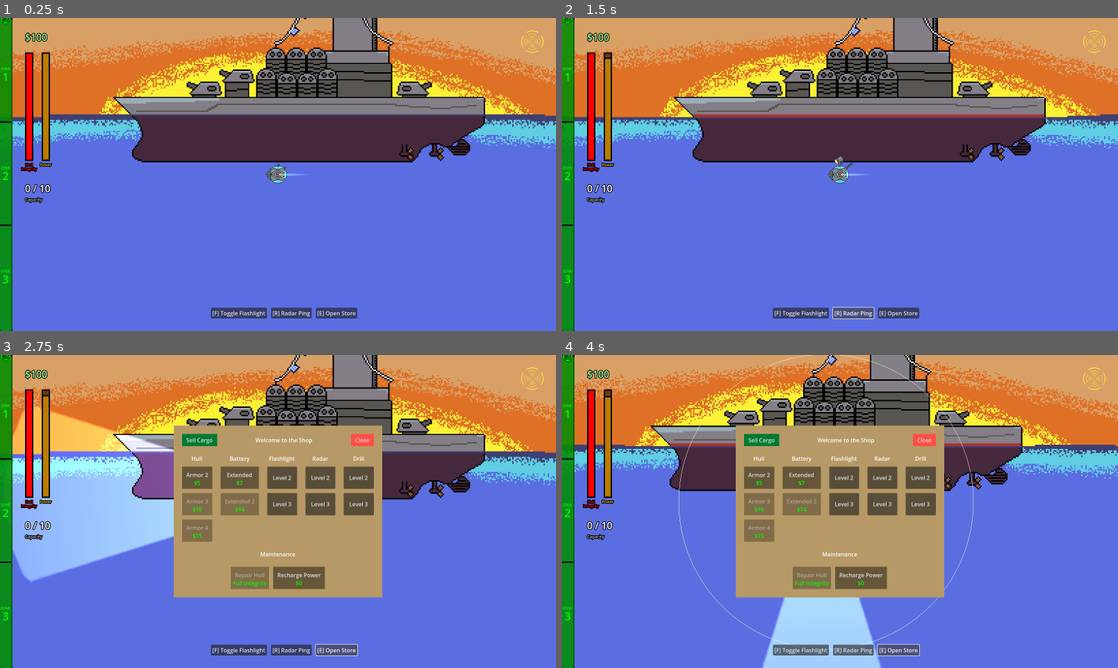
Above: before the commit, frames 1-4 (two rows, left to right).
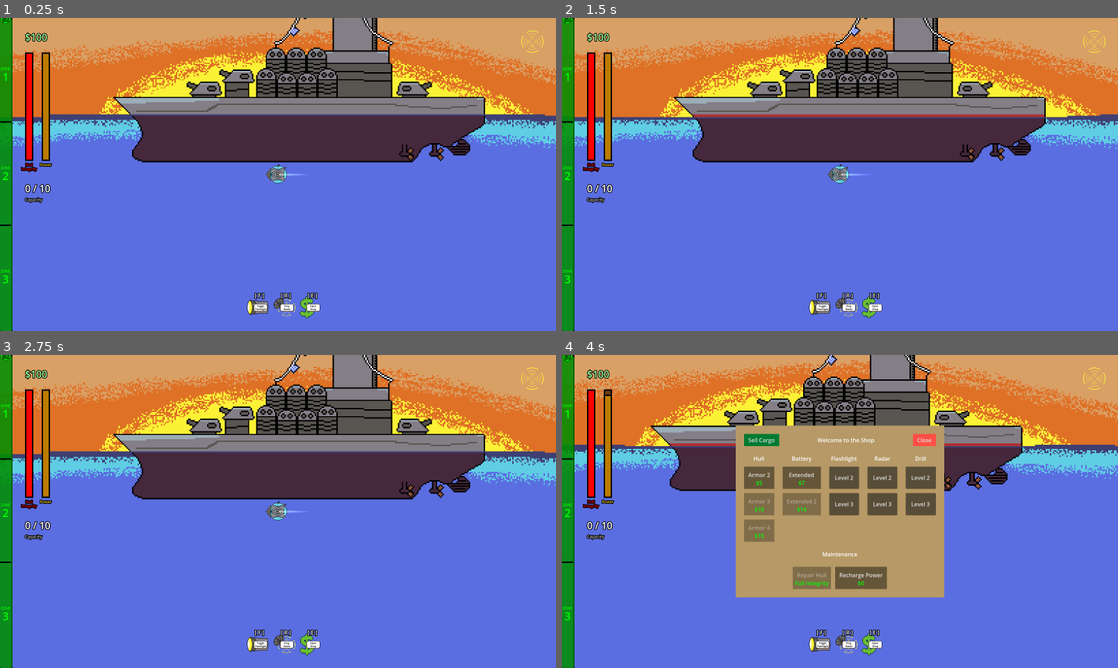
Above: after the commit, the same moments.

Repository: deruitda/ludum-dare-57
Game: Godot game, scene res://scenes/main.tscn
The game is run twice, just before and just after one commit, with the same random seed, the same clock (stepped at 60 frames per second) and the same inputs. Sound files missing from this copy of the repository are replaced by a short silence.
Inputs:
- Up to frame 1 (0.25 s): no input
- Up to frame 2 (1.5 s): click "[F] Toggle Flashlight" (after the commit: "Toggle Flashlight") at 0.5 s; click "[R] Radar Ping" (after the commit: "Ping Radar") at 1.25 s
- Up to frame 3 (2.75 s): click "[E] Open Store" (after the commit: "Open Shop") at 2 s
- Up to frame 4 (4 s): tap Enter at 2.75 s; hold D (move_right) 2.78-3.53 s; tap R at 2.85 s; hold S (move_down) from 3.53 s (still down); tap E at 3.6 s

The runs differ from the first frame. In frame 1, 1.2% of the frame differs, in the area x 37-65%, y 87-96%; in frame 2, 1.3%; in frame 3, 33%, in the area x 2-69%, y 11-97%; in frame 4, 4.7%.

Commit message:
icons for hud action buttons

Diff:
--- a/scenes/hud/hud.tscn
+++ b/scenes/hud/hud.tscn
@@ -7,6 +7,9 @@
 [ext_resource type="PackedScene" uid="uid://b1cvebcwww5bn" path="res://scenes/hud/power_progress_bar.tscn" id="4_n56i7"]
 [ext_resource type="PackedScene" uid="uid://bjt3pbi53hjfi" path="res://scenes/hud/hull_integrity_progress_bar.tscn" id="4_v7mo4"]
 [ext_resource type="PackedScene" uid="uid://b4nlnlxaka6gk" path="res://scenes/hud/cargo_capacity/cargo_capacity.tscn" id="5_n56i7"]
+[ext_resource type="Texture2D" uid="uid://fmju7bey5hqn" path="res://assets/png_files/flashlight_screen_element01.png" id="8_mq0y1"]
+[ext_resource type="Texture2D" uid="uid://doiqi3xi37q6s" path="res://assets/png_files/radar_screenelement01.png" id="9_go0ap"]
+[ext_resource type="Texture2D" uid="uid://blih3gltbg0ds" path="res://assets/png_files/store_screen_element.png" id="10_nhd55"]
 
 [node name="Hud" type="CanvasLayer"]
 script = ExtResource("4_0bx4p")
@@ -107,24 +110,164 @@
 size_flags_vertical = 8
 theme_override_constants/separation = 12
 
-[node name="ToggleFlashlightButton" type="Button" parent="MarginContainer/ActionButtonsContainer"]
-unique_name_in_owner = true
-layout_mode = 2
-text = "[F] Toggle Flashlight"
-script = ExtResource("4_0bx4p")
-
-[node name="ActivateRadarButton" type="Button" parent="MarginContainer/ActionButtonsContainer"]
-unique_name_in_owner = true
-layout_mode = 2
-text = "[R] Radar Ping"
-script = ExtResource("4_0bx4p")
-
-[node name="OpenStoreButton" type="Button" parent="MarginContainer/ActionButtonsContainer"]
-unique_name_in_owner = true
-visible = false
-layout_mode = 2
-text = "[E] Open Store"
-script = ExtResource("4_0bx4p")
+[node name="ToggleFlashlightButton" type="TextureButton" parent="MarginContainer/ActionButtonsContainer"]
+unique_name_in_owner = true
+layout_mode = 2
+size_flags_vertical = 4
+texture_normal = ExtResource("8_mq0y1")
+script = ExtResource("4_0bx4p")
+
+[node name="RichTextLabel" type="RichTextLabel" parent="MarginContainer/ActionButtonsContainer/ToggleFlashlightButton"]
+layout_mode = 1
+anchors_preset = 8
+anchor_left = 0.5
+anchor_top = 0.5
+anchor_right = 0.5
+anchor_bottom = 0.5
+offset_left = -11.0
+offset_top = -19.0
+offset_right = 29.0
+offset_bottom = 21.0
+grow_horizontal = 2
+grow_vertical = 2
+theme_override_colors/default_color = Color(0, 0, 0, 1)
+theme_override_constants/line_separation = -2
+theme_override_font_sizes/normal_font_size = 7
+text = "Toggle
+Flashlight"
+fit_content = true
+scroll_active = false
+horizontal_alignment = 1
+vertical_alignment = 1
+
+[node name="RichTextLabel2" type="RichTextLabel" parent="MarginContainer/ActionButtonsContainer/ToggleFlashlightButton"]
+layout_mode = 1
+anchors_preset = 8
+anchor_left = 0.5
+anchor_top = 0.5
+anchor_right = 0.5
+anchor_bottom = 0.5
+offset_left = -11.0
+offset_top = -50.0
+offset_right = 21.0
+offset_bottom = -18.0
+grow_horizontal = 2
+grow_vertical = 2
+theme_override_colors/default_color = Color(1, 1, 1, 1)
+theme_override_colors/font_outline_color = Color(0, 0, 0, 1)
+theme_override_constants/outline_size = 8
+theme_override_font_sizes/normal_font_size = 16
+text = "[ F ]"
+fit_content = true
+scroll_active = false
+horizontal_alignment = 1
+vertical_alignment = 1
+
+[node name="ActivateRadarButton" type="TextureButton" parent="MarginContainer/ActionButtonsContainer"]
+unique_name_in_owner = true
+layout_mode = 2
+size_flags_vertical = 4
+texture_normal = ExtResource("9_go0ap")
+script = ExtResource("4_0bx4p")
+
+[node name="RichTextLabel" type="RichTextLabel" parent="MarginContainer/ActionButtonsContainer/ActivateRadarButton"]
+layout_mode = 1
+anchors_preset = 8
+anchor_left = 0.5
+anchor_top = 0.5
+anchor_right = 0.5
+anchor_bottom = 0.5
+offset_left = -12.0
+offset_top = -19.0
+offset_right = 28.0
+offset_bottom = 21.0
+grow_horizontal = 2
+grow_vertical = 2
+theme_override_colors/default_color = Color(0, 0, 0, 1)
+theme_override_constants/line_separation = -2
+theme_override_font_sizes/normal_font_size = 7
+text = "Ping
+Radar"
+fit_content = true
+scroll_active = false
+horizontal_alignment = 1
+vertical_alignment = 1
+
+[node name="RichTextLabel2" type="RichTextLabel" parent="MarginContainer/ActionButtonsContainer/ActivateRadarButton"]
+layout_mode = 1
+anchors_preset = 8
+anchor_left = 0.5
+anchor_top = 0.5
+anchor_right = 0.5
+anchor_bottom = 0.5
+offset_left = -11.0
+offset_top = -50.0
+offset_right = 21.0
+offset_bottom = -18.0
+grow_horizontal = 2
+grow_vertical = 2
+theme_override_colors/default_color = Color(1, 1, 1, 1)
+theme_override_colors/font_outline_color = Color(0, 0, 0, 1)
+theme_override_constants/outline_size = 8
+theme_override_font_sizes/normal_font_size = 16
+text = "[ R ]"
+fit_content = true
+scroll_active = false
+horizontal_alignment = 1
+vertical_alignment = 1
+
+[node name="OpenStoreButton" type="TextureButton" parent="MarginContainer/ActionButtonsContainer"]
+unique_name_in_owner = true
+layout_mode = 2
+size_flags_vertical = 4
+texture_normal = ExtResource("10_nhd55")
+script = ExtResource("4_0bx4p")
+
+[node name="RichTextLabel" type="RichTextLabel" parent="MarginContainer/ActionButtonsContainer/OpenStoreButton"]
+layout_mode = 1
+anchors_preset = 8
+anchor_left = 0.5
+anchor_top = 0.5
+anchor_right = 0.5
+anchor_bottom = 0.5
+offset_left = -12.0
+offset_top = -19.0
+offset_right = 28.0
+offset_bottom = 21.0
+grow_horizontal = 2
+grow_vertical = 2
+theme_override_colors/default_color = Color(0, 0, 0, 1)
+theme_override_constants/line_separation = -2
+theme_override_font_sizes/normal_font_size = 7
+text = "Open
+Shop"
+fit_content = true
+scroll_active = false
+horizontal_alignment = 1
+vertical_alignment = 1
+
+[node name="RichTextLabel2" type="RichTextLabel" parent="MarginContainer/ActionButtonsContainer/OpenStoreButton"]
+layout_mode = 1
+anchors_preset = 8
+anchor_left = 0.5
+anchor_top = 0.5
+anchor_right = 0.5
+anchor_bottom = 0.5
+offset_left = -11.0
+offset_top = -50.0
+offset_right = 21.0
+offset_bottom = -18.0
+grow_horizontal = 2
+grow_vertical = 2
+theme_override_colors/default_color = Color(1, 1, 1, 1)
+theme_override_colors/font_outline_color = Color(0, 0, 0, 1)
+theme_override_constants/outline_size = 8
+theme_override_font_sizes/normal_font_size = 16
+text = "[ E ]"
+fit_content = true
+scroll_active = false
+horizontal_alignment = 1
+vertical_alignment = 1
 
 [connection signal="pressed" from="MarginContainer/ActionButtonsContainer/ToggleFlashlightButton" to="." method="_on_toggle_flashlight_button_pressed"]
 [connection signal="pressed" from="MarginContainer/ActionButtonsContainer/ActivateRadarButton" to="." method="_on_activate_radar_button_pressed"]
Not shown: 1 places in scenes/hud/hud.tscn that only renumber resources
